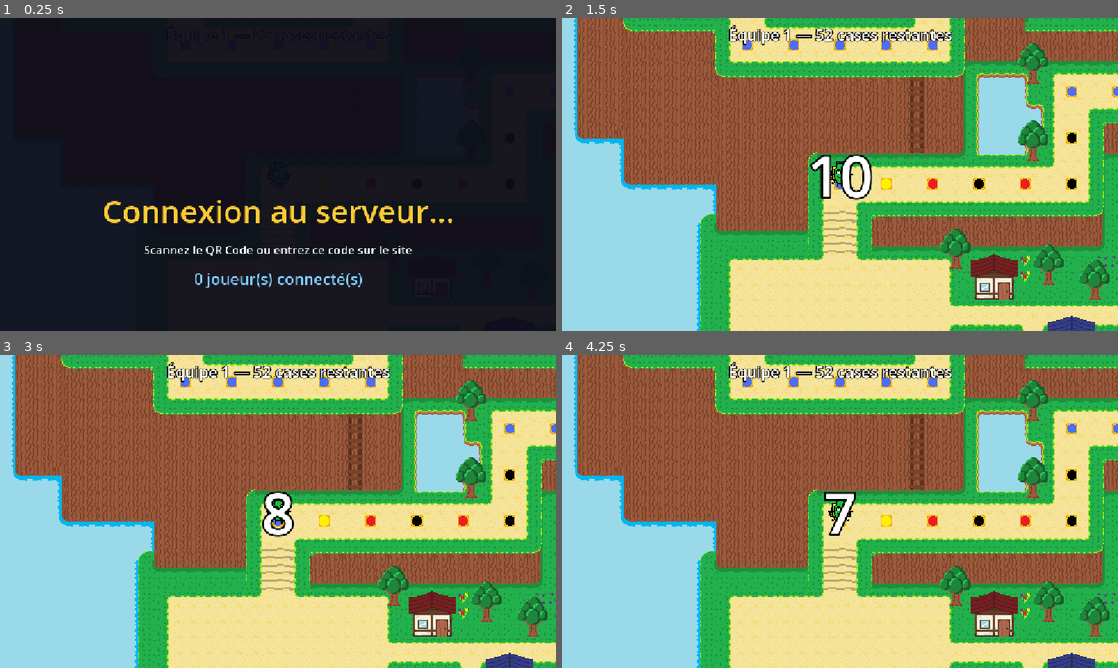
Above: before the commit, frames 1-4 (two rows, left to right).
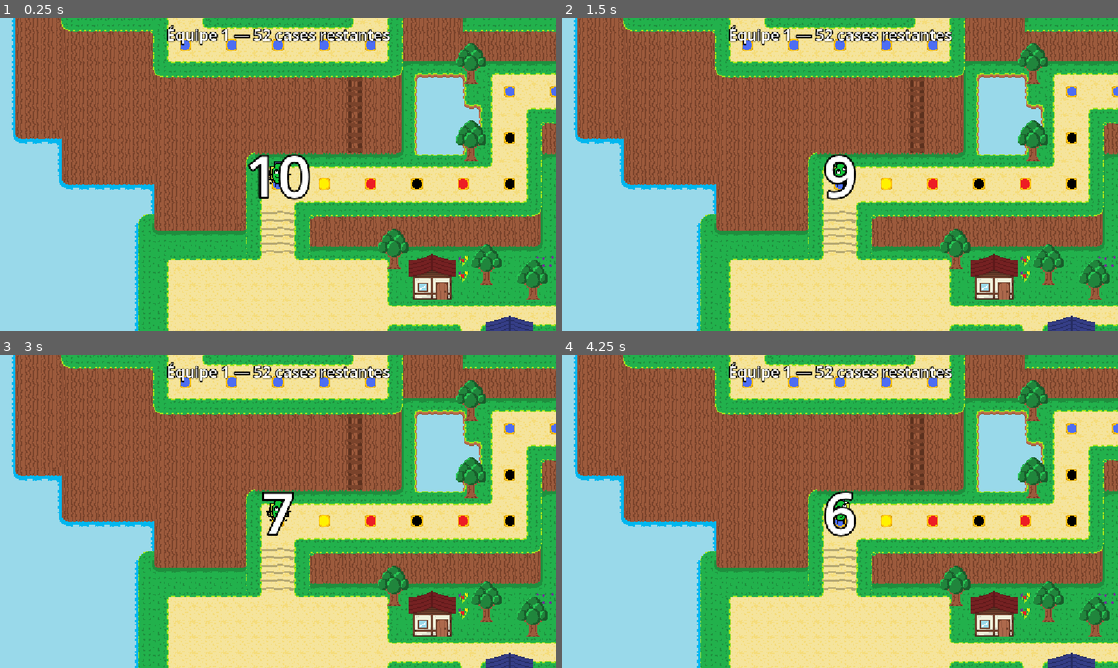
Above: after the commit, the same moments.

Repository: AlexisRnx/Dookey
Game: Godot game, scene res://Scenes/game.tscn
The game is run twice, just before and just after one commit, with the same random seed, the same clock (stepped at 60 frames per second) and the same inputs.
Inputs (mouse positions are in pixels of both pictures, inside the frame that each line leads up to):
- Up to frame 1 (0.25 s): no input
- Up to frame 2 (1.5 s): tap Space at 0.5 s; move the mouse to (962, 158) at 0.52 s; tap Enter (ui_accept) at 0.6, 0.77, 1.07, 1.25, 1.35 s; click (962, 158) at 0.67 s; move the mouse to (728, 190) at 1.27 s; click (728, 190) at 1.42 s
- Up to frame 3 (3 s): tap Enter (ui_accept) at 1.52, 1.82, 2.1, 2.85 s; move the mouse to (333, 442) at 2.02 s; click (333, 442) at 2.17 s; move the mouse to (250, 574) at 2.77 s; click (250, 574) at 2.92 s
- Up to frame 4 (4.25 s): tap Enter (ui_accept) at 3.02, 3.32, 3.5, 3.6, 3.77, 4.07 s; move the mouse to (1006, 558) at 3.52 s; click (1006, 558) at 3.67 s

The runs differ from the first frame. In frame 1, 99% of the frame differs, in the area x 0-100%, y 0-100%; in frame 2, 1.1%; in frame 3, 0.5%; in frame 4, 0.6%.

Commit message:
Chemin websocket fixe et UI retravaillee

Diff:
--- /dev/null
+++ b/dookey-ascension/Scenes/lobby.tscn
@@ -0,0 +1,12 @@
+[gd_scene load_steps=2 format=3 uid="uid://dedbfklobbys"]
+
+[ext_resource type="Script" path="res://Scripts/lobby.gd" id="1_lobbys"]
+
+[node name="Lobby" type="Control"]
+layout_mode = 3
+anchors_preset = 15
+anchor_right = 1.0
+anchor_bottom = 1.0
+grow_horizontal = 2
+grow_vertical = 2
+script = ExtResource("1_lobbys")
--- a/dookey-ascension/Scripts/game.gd
+++ b/dookey-ascension/Scripts/game.gd
@@ -17,19 +17,11 @@
 var pions          : Array[Dictionary] = []   # { node, case, nom, camera }
 var tour_actuel    : int  = 0
 var en_deplacement : bool = false
-var est_en_lobby   : bool = true
 
 var noms_equipes := ["Équipe 1", "Équipe 2", "Équipe 3", "Équipe 4"]
 
-# HUD & Lobby
+# HUD
 var hud_layer    : CanvasLayer
-var lobby_layer  : CanvasLayer
-var qr_texture   : TextureRect
-var http_request : HTTPRequest
-var code_label   : Label
-var joueurs_label: Label
-var liste_joueurs: Array[String] = []
-
 var hud_label    : Label
 var temp_label_chrono: Label
 var roue_instance: Node2D       # instance de la scène Roue dans le HUD
@@ -62,12 +54,8 @@
 		_placer_pion(i, 0)
 
 	_basculer_camera()
+	_afficher_tour()
 	_mettre_a_jour_hud()
-
-	WebSocketServer.code_salle_recu.connect(_sur_code_salle_recu)
-	WebSocketServer.joueur_rejoint.connect(_sur_joueur_rejoint)
-
-	_creer_lobby()
 
 # ═══════════════════════════════════════════════════════════════════════════
 # HUD  (CanvasLayer avec label + conteneur pour la roue)
@@ -127,88 +115,6 @@
 	WebSocketServer.lancer_roue_web.connect(_sur_lancer_roue_web)
 
 # ═══════════════════════════════════════════════════════════════════════════
-# LOBBY & REJOINDRE
-# ═══════════════════════════════════════════════════════════════════════════
-func _creer_lobby() -> void:
-	lobby_layer = CanvasLayer.new()
-	lobby_layer.layer = 100
-	add_child(lobby_layer)
-
-	var bg = ColorRect.new()
-	bg.color = Color(0.05, 0.05, 0.1, 0.95)
-	bg.set_anchors_preset(Control.PRESET_FULL_RECT)
-	lobby_layer.add_child(bg)
-
-	var vbox = VBoxContainer.new()
-	vbox.set_anchors_preset(Control.PRESET_CENTER)
-	vbox.grow_horizontal = Control.GROW_DIRECTION_BOTH
-	vbox.grow_vertical = Control.GROW_DIRECTION_BOTH
-	vbox.alignment = BoxContainer.ALIGNMENT_CENTER
-	vbox.add_theme_constant_override("separation", 20)
-	bg.add_child(vbox)
-
-	var titre = Label.new()
-	titre.text = "SALLE D'ATTENTE"
-	titre.horizontal_alignment = HORIZONTAL_ALIGNMENT_CENTER
-	titre.add_theme_font_size_override("font_size", 48)
-	vbox.add_child(titre)
-
-	qr_texture = TextureRect.new()
-	qr_texture.custom_minimum_size = Vector2(300, 300)
-	qr_texture.expand_mode = TextureRect.EXPAND_IGNORE_SIZE
-	qr_texture.stretch_mode = TextureRect.STRETCH_KEEP_ASPECT_CENTERED
-	vbox.add_child(qr_texture)
-
-	code_label = Label.new()
-	code_label.text = "Connexion au serveur..."
-	code_label.horizontal_alignment = HORIZONTAL_ALIGNMENT_CENTER
-	code_label.add_theme_font_size_override("font_size", 64)
-	code_label.add_theme_color_override("font_color", Color(1, 0.8, 0.2))
-	vbox.add_child(code_label)
-
-	var sous_titre = Label.new()
-	sous_titre.text = "Scannez le QR Code ou entrez ce code sur le site"
-	sous_titre.horizontal_alignment = HORIZONTAL_ALIGNMENT_CENTER
-	sous_titre.add_theme_font_size_override("font_size", 24)
-	vbox.add_child(sous_titre)
-
-	joueurs_label = Label.new()
-	joueurs_label.text = "0 joueur(s) connecté(s)\n"
-	joueurs_label.horizontal_alignment = HORIZONTAL_ALIGNMENT_CENTER
-	joueurs_label.add_theme_font_size_override("font_size", 32)
-	joueurs_label.add_theme_color_override("font_color", Color(0.5, 0.8, 1.0))
-	vbox.add_child(joueurs_label)
-
-	var start_label = Label.new()
-	start_label.text = "\n[Appuyez sur ESPACE pour commencer la partie]"
-	start_label.horizontal_alignment = HORIZONTAL_ALIGNMENT_CENTER
-	start_label.add_theme_font_size_override("font_size", 24)
-	vbox.add_child(start_label)
-
-	# Initialiser HTTPRequest pour télécharger le QR Code
-	http_request = HTTPRequest.new()
-	add_child(http_request)
-	http_request.request_completed.connect(_sur_qr_telecharge)
-
-func _sur_code_salle_recu(code: String) -> void:
-	code_label.text = code
-	var url_cible = "https://dookey-h1if.onrender.com/controller?code=" + code
-	var url_api = "https://api.qrserver.com/v1/create-qr-code/?size=300x300&data=" + url_cible.uri_encode()
-	http_request.request(url_api)
-
-func _sur_qr_telecharge(result: int, response_code: int, headers: PackedStringArray, body: PackedByteArray) -> void:
-	if result == HTTPRequest.RESULT_SUCCESS and response_code == 200:
-		var image = Image.new()
-		var err = image.load_png_from_buffer(body)
-		if err == OK:
-			qr_texture.texture = ImageTexture.create_from_image(image)
-
-func _sur_joueur_rejoint(pseudo: String) -> void:
-	liste_joueurs.append(pseudo)
-	var liste_str = "\n".join(liste_joueurs)
-	joueurs_label.text = "%d joueur(s) connecté(s)\n%s" % [liste_joueurs.size(), liste_str]
-
-# ═══════════════════════════════════════════════════════════════════════════
 # Affiche / cache la roue
 # ═══════════════════════════════════════════════════════════════════════════
 func _montrer_roue() -> void:
@@ -239,17 +145,9 @@
 			noeud_roue.lancer_roue_depuis_web()
 
 # ═══════════════════════════════════════════════════════════════════════════
-# Gestion du chrono temps réel et de l'attente Lobby
+# Gestion du chrono temps réel
 # ═══════════════════════════════════════════════════════════════════════════
 func _process(delta: float) -> void:
-	if est_en_lobby:
-		if Input.is_action_just_pressed("ui_accept"):
-			est_en_lobby = false
-			if is_instance_valid(lobby_layer):
-				lobby_layer.queue_free()
-			_afficher_tour()
-		return
-
 	if chrono_actif:
 		temps_chrono -= delta
 		if temps_chrono <= 0.0:
--- /dev/null
+++ b/dookey-ascension/Scripts/lobby.gd
@@ -0,0 +1,96 @@
+extends Control
+
+var qr_texture   : TextureRect
+var http_request : HTTPRequest
+var code_label   : Label
+var joueurs_label: Label
+var liste_joueurs: Array[String] = []
+
+func _ready() -> void:
+	# Création de l'interface graphique dynamique
+	var bg = ColorRect.new()
+	bg.color = Color(0.05, 0.05, 0.1, 1.0)
+	bg.set_anchors_preset(Control.PRESET_FULL_RECT)
+	add_child(bg)
+
+	var vbox = VBoxContainer.new()
+	vbox.set_anchors_preset(Control.PRESET_CENTER)
+	vbox.grow_horizontal = Control.GROW_DIRECTION_BOTH
+	vbox.grow_vertical = Control.GROW_DIRECTION_BOTH
+	vbox.alignment = BoxContainer.ALIGNMENT_CENTER
+	vbox.add_theme_constant_override("separation", 20)
+	bg.add_child(vbox)
+
+	var titre = Label.new()
+	titre.text = "SALLE D'ATTENTE"
+	titre.horizontal_alignment = HORIZONTAL_ALIGNMENT_CENTER
+	titre.add_theme_font_size_override("font_size", 36)
+	vbox.add_child(titre)
+
+	qr_texture = TextureRect.new()
+	qr_texture.custom_minimum_size = Vector2(220, 220)
+	qr_texture.expand_mode = TextureRect.EXPAND_IGNORE_SIZE
+	qr_texture.stretch_mode = TextureRect.STRETCH_KEEP_ASPECT_CENTERED
+	vbox.add_child(qr_texture)
+
+	code_label = Label.new()
+	code_label.text = "Connexion au serveur..."
+	code_label.horizontal_alignment = HORIZONTAL_ALIGNMENT_CENTER
+	code_label.add_theme_font_size_override("font_size", 48)
+	code_label.add_theme_color_override("font_color", Color(1, 0.8, 0.2))
+	vbox.add_child(code_label)
+
+	var sous_titre = Label.new()
+	sous_titre.text = "Scannez le QR Code ou entrez ce code sur le site"
+	sous_titre.horizontal_alignment = HORIZONTAL_ALIGNMENT_CENTER
+	sous_titre.add_theme_font_size_override("font_size", 18)
+	vbox.add_child(sous_titre)
+
+	joueurs_label = Label.new()
+	joueurs_label.text = "0 joueur(s) connecté(s)\n"
+	joueurs_label.horizontal_alignment = HORIZONTAL_ALIGNMENT_CENTER
+	joueurs_label.add_theme_font_size_override("font_size", 24)
+	joueurs_label.add_theme_color_override("font_color", Color(0.5, 0.8, 1.0))
+	vbox.add_child(joueurs_label)
+
+	var start_label = Label.new()
+	start_label.text = "\n[Appuyez sur ESPACE pour lancer le plateau]"
+	start_label.horizontal_alignment = HORIZONTAL_ALIGNMENT_CENTER
+	start_label.add_theme_font_size_override("font_size", 18)
+	vbox.add_child(start_label)
+
+	# Initialiser HTTPRequest pour télécharger le QR Code
+	http_request = HTTPRequest.new()
+	add_child(http_request)
+	http_request.request_completed.connect(_sur_qr_telecharge)
+
+	# Écoute des signaux du Websocket principal
+	WebSocketServer.code_salle_recu.connect(_sur_code_salle_recu)
+	WebSocketServer.joueur_rejoint.connect(_sur_joueur_rejoint)
+
+	# Si le Websocket s'était déjà connecté (hyper rapide), on interroge le code directement !
+	if WebSocketServer.code_salle_actuel != "":
+		_sur_code_salle_recu(WebSocketServer.code_salle_actuel)
+
+func _process(_delta: float) -> void:
+	if Input.is_action_just_pressed("ui_accept"):
+		# Destruction du lobby et lancement du vrai jeu
+		get_tree().change_scene_to_file("res://Scenes/game.tscn")
+
+func _sur_code_salle_recu(code: String) -> void:
+	code_label.text = code
+	var url_cible = "https://dookey-h1if.onrender.com/controller?code=" + code
+	var url_api = "https://api.qrserver.com/v1/create-qr-code/?size=220x220&data=" + url_cible.uri_encode()
+	http_request.request(url_api)
+
+func _sur_qr_telecharge(result: int, response_code: int, _headers: PackedStringArray, body: PackedByteArray) -> void:
+	if result == HTTPRequest.RESULT_SUCCESS and response_code == 200:
+		var image = Image.new()
+		var err = image.load_png_from_buffer(body)
+		if err == OK:
+			qr_texture.texture = ImageTexture.create_from_image(image)
+
+func _sur_joueur_rejoint(pseudo: String) -> void:
+	liste_joueurs.append(pseudo)
+	var liste_str = "\n".join(liste_joueurs)
+	joueurs_label.text = "%d joueur(s) connecté(s)\n%s" % [liste_joueurs.size(), liste_str]
--- a/dookey-ascension/Scripts/websocket_server.gd
+++ b/dookey-ascension/Scripts/websocket_server.gd
@@ -14,15 +14,17 @@
 
 var _ws := WebSocketPeer.new()
 var est_connecte := false
-var URL := "ws://localhost:3000?clientType=game"
+# On pointe par défaut sur le serveur Render pour faciliter les tests depuis l'éditeur
+var URL := "wss://dookey-h1if.onrender.com/game"
 var etat_courant : String = "LOBBY_ATTENTE"
+var code_salle_actuel : String = ""
 
 func _ready() -> void:
 	if OS.has_feature("web"):
 		var host = JavaScriptBridge.eval("window.location.host")
 		var protocol = JavaScriptBridge.eval("window.location.protocol == 'https:' ? 'wss:' : 'ws:'")
 		if host and protocol:
-			URL = "%s//%s?clientType=game" % [protocol, host]
+			URL = "%s//%s/game" % [protocol, host]
 
 	var err := _ws.connect_to_url(URL)
 	if err != OK:
@@ -56,6 +58,7 @@
 func _traiter_message(message: String) -> void:
 	if message.begins_with("ROOM_CREATED:"):
 		var code = message.substr(13).strip_edges()
+		code_salle_actuel = code
 		code_salle_recu.emit(code)
 
 	elif message.begins_with("PLAYER_JOINED:"):
Not shown, added: dookey-ascension/Scripts/lobby.gd.uid
Not shown, removed: Node_Server/godot/Dookey Ascension.apple-touch-icon.png
Not shown, removed: Node_Server/godot/Dookey Ascension.audio.position.worklet.js
Not shown, removed: Node_Server/godot/Dookey Ascension.audio.worklet.js
Not shown, removed: Node_Server/godot/Dookey Ascension.html
Not shown, removed: Node_Server/godot/Dookey Ascension.icon.png
Not shown, removed: Node_Server/godot/Dookey Ascension.js
Not shown, removed: Node_Server/godot/Dookey Ascension.pck
Not shown, removed: Node_Server/godot/Dookey Ascension.png
Not shown, changed: Node_Server/godot/Dookey Ascension.wasm
Not shown, changed: Node_Server/public/controller/index.html
Not shown, changed: Node_Server/server.js
